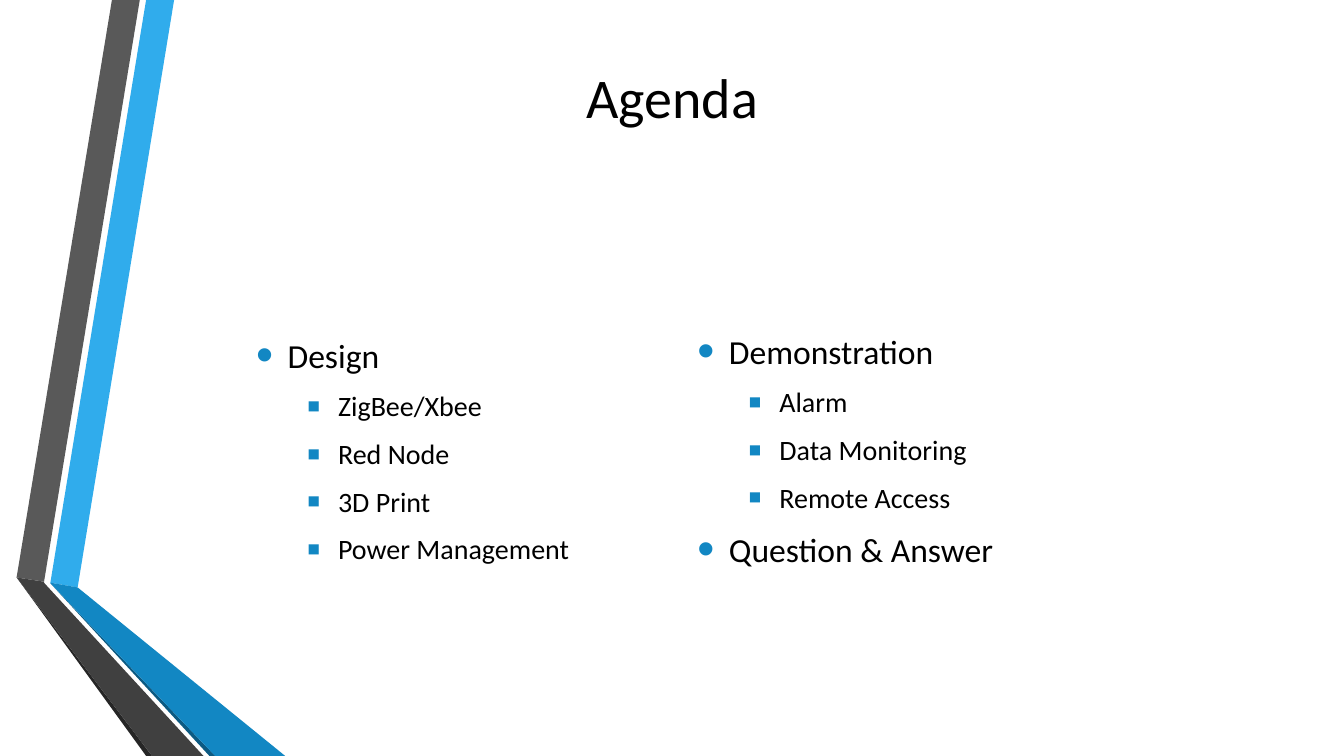
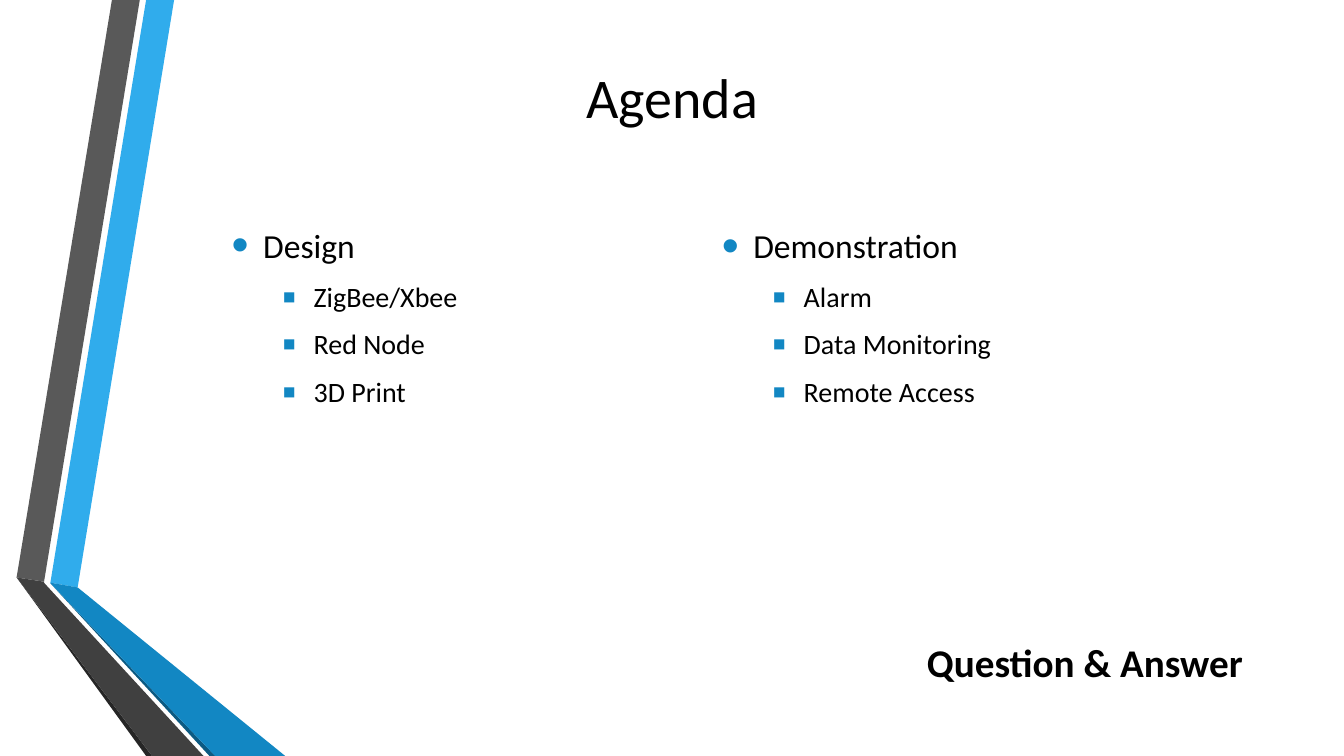
Before and after one commit to AWTZA/ELEX-4560-Project, a slide deck: slide 2 of Oral_Presentation.pptx. Drawn at 1344x756 pixels with LibreOffice and Linux fonts; fonts in the diff are those of the drawing; background and template pictures are left out. Boxes give left, top, right and bottom in pixels: in the first picture for what was removed or moved away, otherwise in the second. Text is boxed around its words. In the diff, an @@ line names an element or a change of style, - is before the commit and + after.

```diff
--- a/Oral_Presentation.pptx
+++ b/Oral_Presentation.pptx
@@ text "Demonstration": place and size @@
-text "Demonstration" at (729, 341, 993, 567)
+text "Demonstration" at (753, 234, 991, 403)
@@ text "Design": place and size @@
-text "Design" at (288, 345, 569, 564)
+text "Design" at (263, 235, 458, 403)
@@ text at (729, 538, 993, 567): paragraph removed @@
-• Question & Answer
@@ text at (338, 541, 569, 564): paragraph removed @@
-  ▪ Power Management
@@ text added at (927, 649, 1243, 682), 28 pt, text #000000, bold @@
+Question & Answer
```
Also in this commit, not shown: 4 other slides changed, 4 slides added, 2 slides removed.
